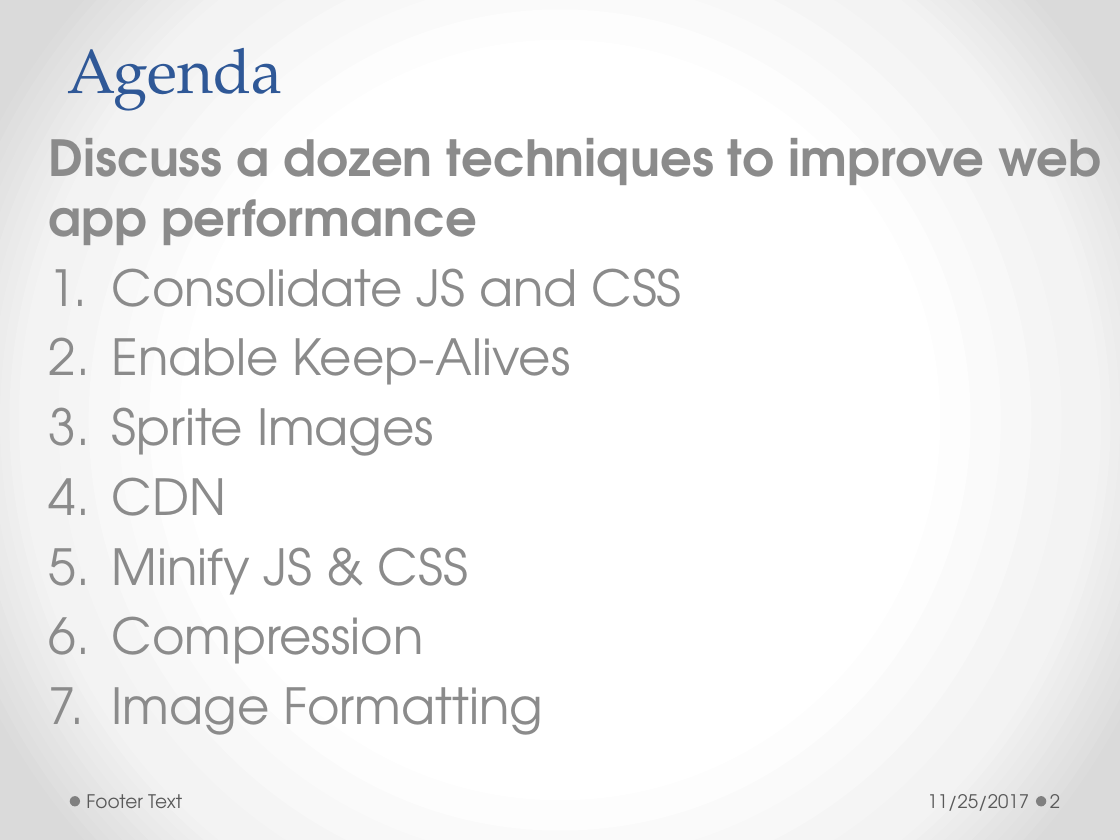
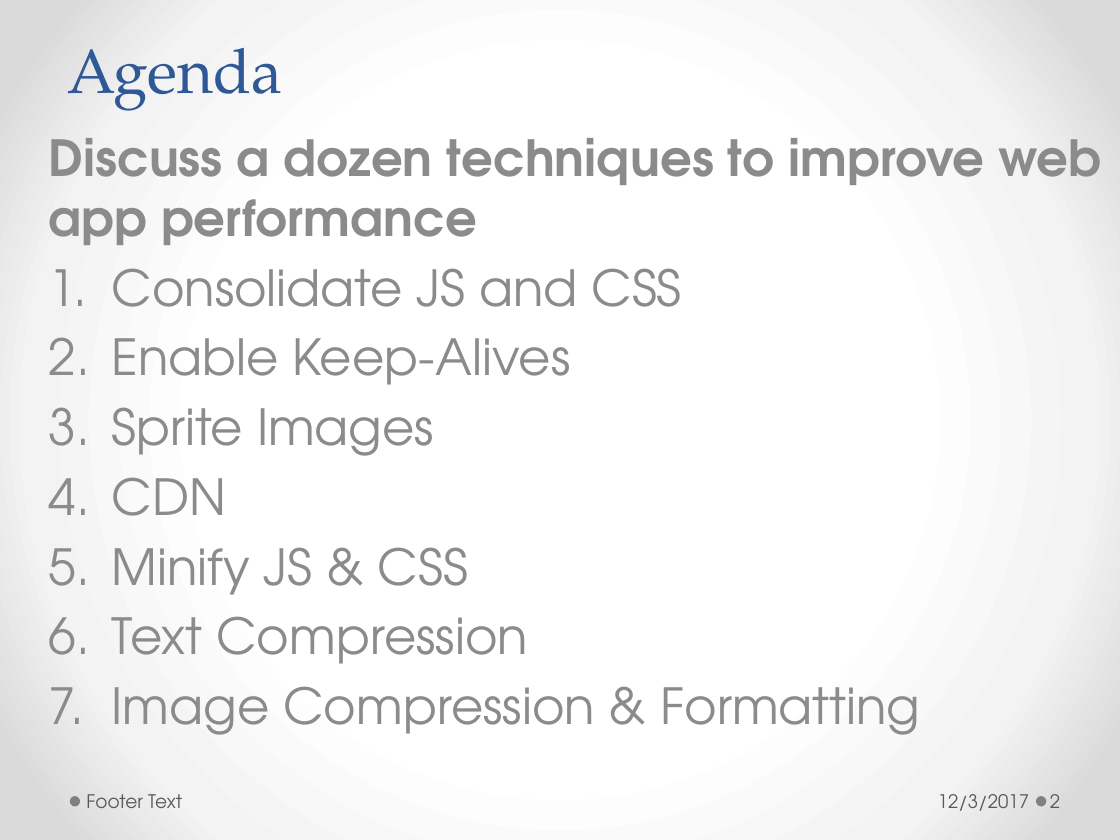
Before and after one commit to h-t-tran/brown, a slide deck: slide 2 of web-pg-performance/webpgperformance.pptx. Drawn at 1120x840 pixels with LibreOffice and Linux fonts; fonts in the diff are those of the drawing. Boxes give left, top, right and bottom in pixels: in the first picture for what was removed or moved away, otherwise in the second. Text is boxed around its words. In the diff, an @@ line names an element or a change of style, - is before the commit and + after.

Commit message:
slides

```diff
--- a/web-pg-performance/webpgperformance.pptx
+++ b/web-pg-performance/webpgperformance.pptx
@@ subtitle at bbox=[112, 616, 920, 735]: text changed @@
-6. Compression
-7. Image Formatting
+6. Text Compression
+7. Image Compression & Formatting
@@ text at bbox=[938, 794, 1029, 811]: text changed @@
-11/25/2017
+12/3/2017
```
Also in this commit, not shown: 18 other slides changed, 2 slides added, 2 slides removed, 21 other files.
